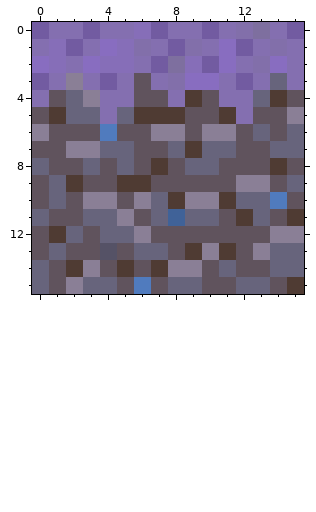
One commit to this pixel-art sprite: src/main/resources/textures/blocks/grass_block.png. Above: the version before the commit.
The file is 16x16 pixels. Colours within 5 levels of each other are drawn and written as one.
Now the later version:
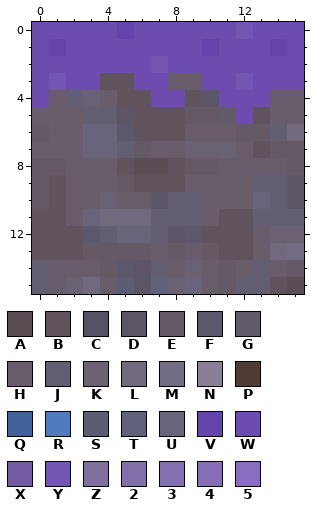
Palette (. is transparent): A #5a4e54  B #60535d  C #555266  D #5c5565  E #645965  F #5c586b  G #635b6b  H #695d6b  J #635f73  K #6a6172  L #71697d  M #726d84  N #8a7f96  P #4f3b33  Q #406298  R #507bbe  S #5c5d74  T #60617b  U #67647c  V #6443aa  W #6c4caf  X #725ba1  Y #7355b2  Z #7e6f9f  2 #826faa  3 #846fb0  4 #866eb8  5 #886dc0
The exact change:
Changed rows in their new state; - is an unchanged pixel.
first column x 0:
 0 WWWWWVWWWWWWYWWW
 1 WVWWWWWWWWVWWWVW
 2 WWWWWWWYWWWWWWWW
 3 WYWWBBWWHHWWYWWW
 4 WHJKHB-WWBDWWWHH
 5 HHHJJDBBBEEGW-HH
 6 EHHUUF-BBHHHEEJL
 7 HHHU-JEHHKKKH-EE
 8 EEHHHBAA-EEHHHHE
 9 EBHHHEB--HHHHJJD
10 EBHHKHHDJJHHH-JD
11 B-H-LLLJJJH-BJJJ
12 -BBFJ-UJDF---HKK
13 -B-EEEEHEHEB-HLM
14 JHHHEFDJHKHEHJHE
15 JHKLHSDTK-HEJJ-A
